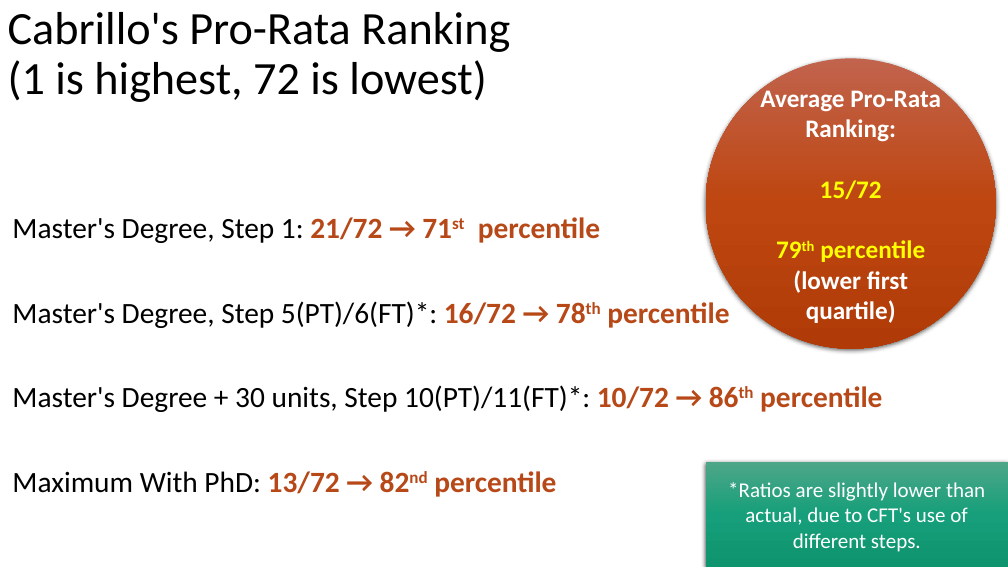
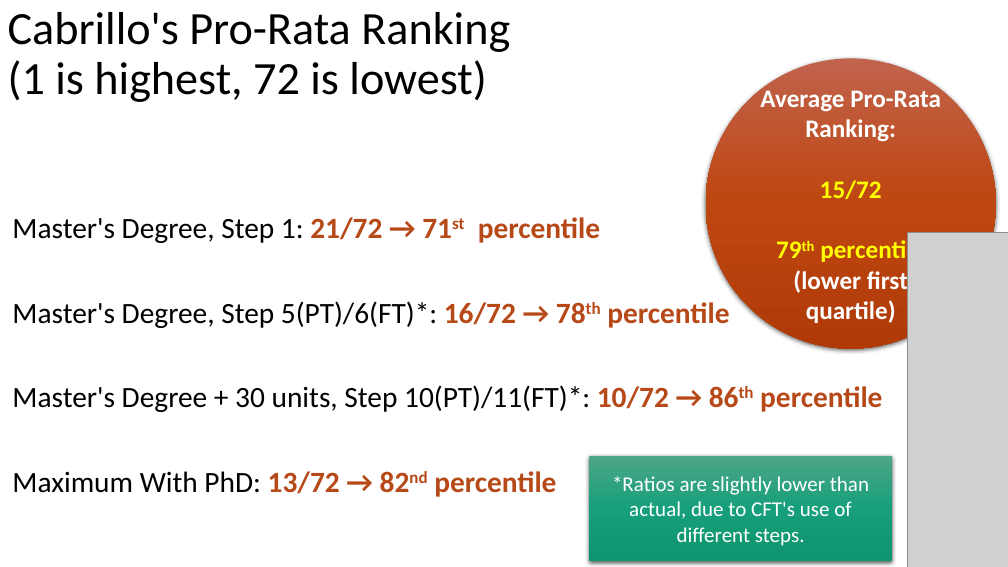
Before and after one commit to jeffreybergamini/ccc-salary-study, a slide deck: slide 9 of cabrillo-summary.pptx. Drawn at 1008x567 pixels with LibreOffice and Linux fonts; fonts in the diff are those of the drawing; grey boxes stand for pictures. Boxes give left, top, right and bottom in pixels: in the first picture for what was removed or moved away, otherwise in the second. Text is boxed around its words. In the diff, an @@ line names an element or a change of style, - is before the commit and + after.

```diff
--- a/cabrillo-summary.pptx
+++ b/cabrillo-summary.pptx
@@ picture added at <box>907,232,1008,567</box> @@
@@ rectangle "*Ratios are slightly lower than ...": place and size @@
-rectangle "*Ratios are slightly lower than ..." at <box>706,462,1008,567</box>
+rectangle "*Ratios are slightly lower than ..." at <box>590,456,892,561</box>
```
Also in this commit, not shown: 5 other slides changed, 3 other files.
